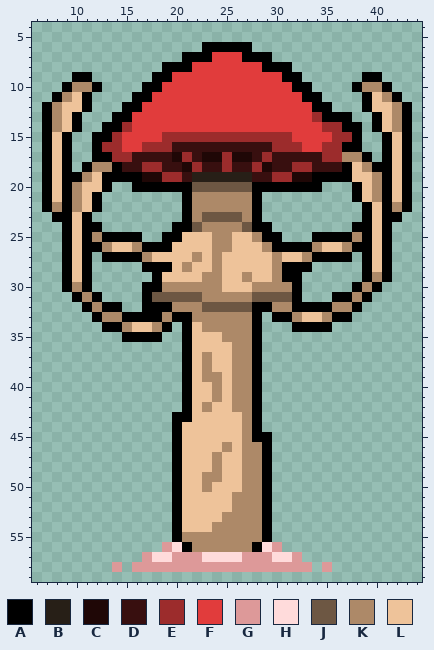
File history of a pixel-art sprite, Sprites/FungusColumnTimeline.png. The first picture shows the starting point.
The file is 50x60 pixels. Shown: x 6..44, y 4..59.
Palette (. is transparent): A #000000  B #271f17  C #1f0706  D #380f0f  E #9c2c2c  F #e13c3c  G #dd9999  H #ffdbdb  J #6d5743  K #ad8968  L #eec39a
Pixels before, first column x 7:
 6 ................AAAAA................
 7 ..............AAAFFFAAA..............
 8 ............AAAFFFFFFFAAA............
 9 ...AA......AAFFFFFFFFFFFAA......AA...
10 ..AKKA....AAFFFFFFFFFFFFFAA....AKKA..
11 .AKLA....AAFFFFFFFFFFFFFFFAA....ALKA.
12 AKLLA...AAFFFFFFFFFFFFFFFFFAA...ALLKA
13 AKLA...AAFFFFFFFFFFFFFFFFFFEAAA..ALKA
14 AKLA..AAEFFFFFFFFFFFFFFFFFFFEEAA.ALKA
15 ALA..AAEFFFFEEEEEEEEEEEEEFFFFEEA..ALA
16 ALA..AEEFFEEEDDDDDDDDDDEEEFFEEAA..ALA
17 ALA..AAEEDDDDCEDCCECCDEDDDDDEEKKA.ALA
18 ALA.AKKADDEEDDCEDDEDDECDDEEDDDALKAALA
19 ALAAKLAAAACCEEDBBBBBBDDEECCAAAALLKALA
20 ALAKLLA..AAAAAAJJJJJJAAAAAAA...ALKALA
21 ALAKLA........AKKKKKKA.........ALKALA
22 AKAKLA........AKKKKKKA..........ALAKA
23 .AALA.........AKJJJJKA..........ALAA.
24 ..ALAA.......AAJKKKKJAA........AALA..
25 ..ALAKAAAA..AALLLKKLLKAA...AAAAKALA..
26 ..ALAAKLLKAAALLLLKKLLLKAAAAKLLKAALA..
27 ..ALA.AAAAKLLLLKLKLLLLLKLLKAAAA.ALA..
28 ..ALA.....AAALKLLKLLLLLKAAA.....ALA..
29 ..ALA......ALLLLKKLLKLLKAA......AKA..
30 ..AKA.....AAKKKKKKLLLKKKKA.....AKA...
31 ...AKA....AJJJJJKKKKKJJJJA...AAKA....
32 ....AKAA..AAAKKKJJJJJAAKKAAAAKKA.....
33 .....AKKAAAAKAAKKKKKKA.AAKLLKAA......
34 ......AAKLLKA.ALKKKKKA...AAAA........
35 ........AAAA..ALLLKKKA...............
36 ..............ALLLLKKA...............
37 ..............ALKLLKKA...............
38 ..............ALKLLKKA...............
39 ..............ALKKLKKA...............
40 ..............ALLKLKKA...............
41 ..............ALLKLKKA...............
42 ..............ALKLLKKA...............
43 .............AALLLLLKA...............
44 .............ALLLLLLKA...............
45 .............ALLLLLLKAA..............
46 .............ALLLLKLKKA..............
47 .............ALLLKLLKKA..............
48 .............ALLLKLLKKA..............
49 .............ALLKKLLKKA..............
50 .............ALLKLLLKKA..............
51 .............ALLLLLKKKA..............
52 .............ALLLLLKKKA..............
53 .............ALLLLKKKKA..............
54 .............ALLLKKKKKA..............
55 .............AKKKKKKKKA..............
56 ............GHAKKKKKKAHG.............
57 ..........GHHGGGHHHHGGGHHG...........
58 .......G.GGGGGGGGGGGGGGGGGG.G........
And afterwards:
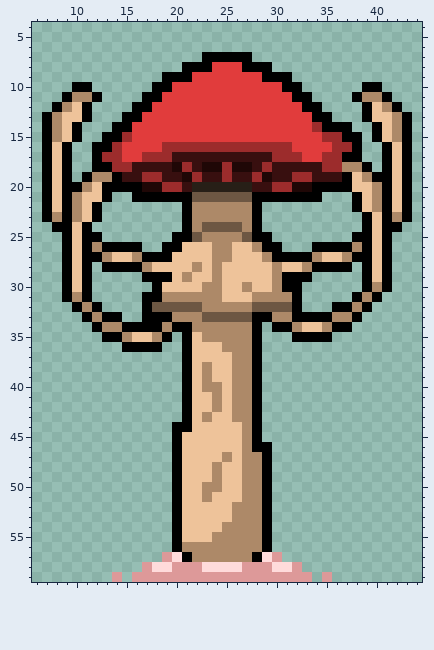
Diff:
Changed rows in their new state; - is an unchanged pixel.
first column x 7:
 6 ----------------.....----------------
 7 --------------..-AAA-..--------------
 8 ------------..-AA---AA-..------------
 9 ---..------.-AA-------AA-.------..---
10 --.AA.----.-A-----------A-.----.AA.--
11 -.AKKA---.-A-------------A-.---AKKA.-
12 .AK-----.-A---------------A-.-----KA.
13 ---LA--.-A-----------------A-..-AL---
14 ------.-A------------------EAA-.-----
15 -KLA-.-AE---FFFFFFFFFFFFF---E-A--ALK-
16 ------A---FF-EEEEEEEEEE--F--F-E------
17 ------E-FFEEEDD-DDDDD-DEEEFF--AA.----
18 ----.AAEE-DD-CEDCC-CCDE--DD-EEKKA.---
19 ---.AKK-DDEEDDCEDDEDDECDDEEDDD--KA---
20 ---AK--AA-CCEEDBBBBBBDDEECC-AAAL-----
21 -----LA--AAAAA-JJJJJJ-AAAAAA---------
22 -L-----------------------------ALK-L-
23 AK-KLA----------KKKK---------------KA
24 -A---.-------.-KJJJJK-.--------.---A-
25 -----A....--.-AJK--KJA-.---....A-----
26 -----KAAAA..-A-------KA-...AAAAK-----
27 -----AKLLKAAA--L--K---KAAAAKLLKA-----
28 ------AAAAKLL-LK--------LLKAAAA------
29 ----------A-A-K-L---L-----A------L---
30 ---L------.-LLLL----KLL-A------.AKA--
31 --AKA.-----AKKKK--LLLKKKK----..AKA---
32 ---AKA..---JJJJJKKKKKJJJJ-...AAKA----
33 ----AKAA..--AKK-JJJJJ-AKKAAAAKKA-----
34 -----AKKAAAAKA-K-------AAKLLKAA------
35 ------AAKLLKA---KK-------AAAA--------
36 --------AAAA------K------------------
37 ----------------L--------------------
39 -----------------L-------------------
40 ----------------K--------------------
42 ----------------LK-------------------
43 -------------.--K--K-----------------
44 --------------A----------------------
45 ----------------------.--------------
46 ------------------L--A---------------
47 -----------------LK------------------
49 ----------------L--------------------
50 -----------------K-------------------
51 ----------------K--L-----------------
53 ------------------L------------------
54 -----------------L-------------------
55 --------------LLL--------------------
56 ------------.AK------KA.-------------
57 ----------..GHAKKKKKKAHG..-----------
58 -------.-.-HH---HHHH---HH-.-.--------
59 -------G-GGGGGGGGGGGGGGGGGG-G--------
